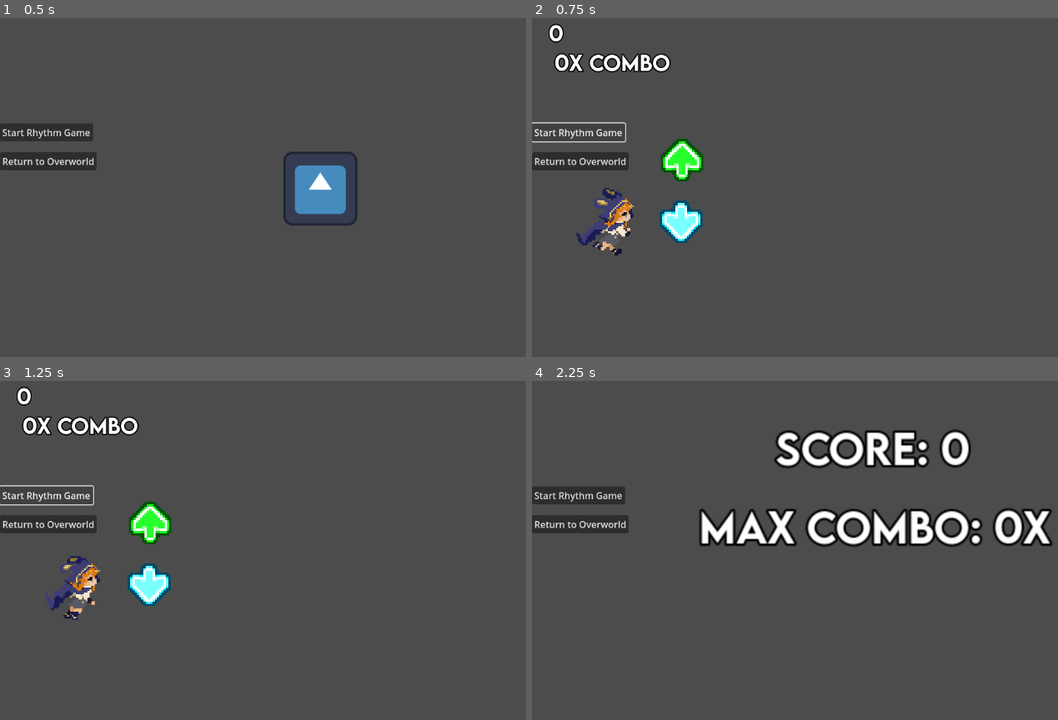
Above: before the commit, frames 1-4 (two rows, left to right).
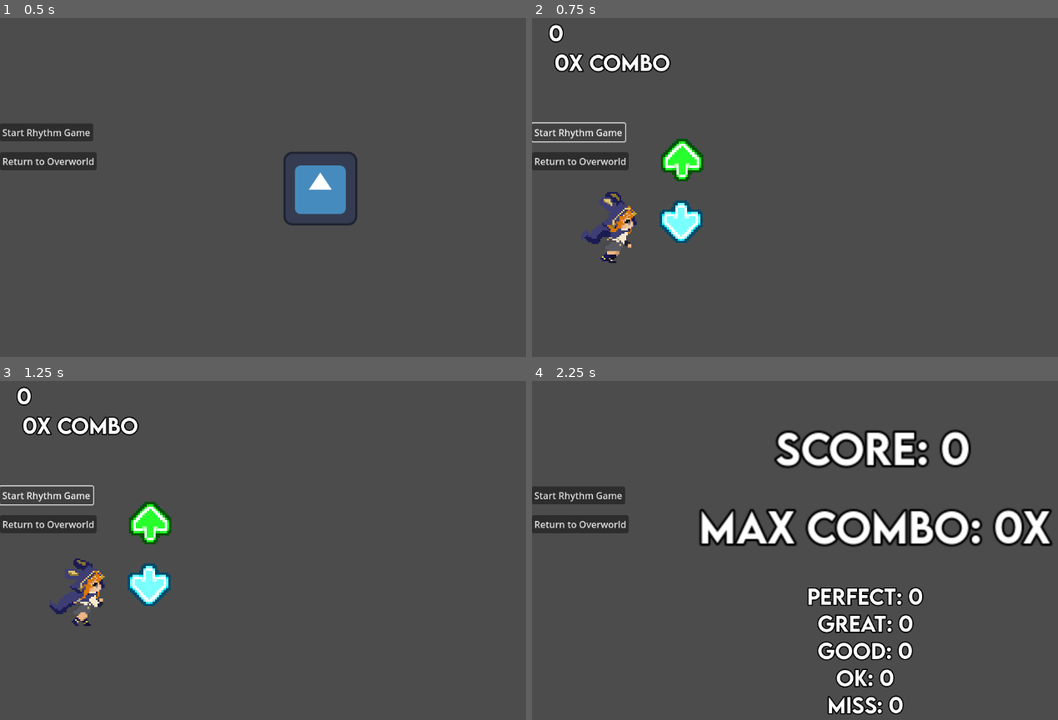
Above: after the commit, the same moments.

Repository: Miihto26/naturedash
Game: Godot game, scene res://game_control.tscn
The game is run twice, just before and just after one commit, with the same random seed, the same clock (stepped at 60 frames per second) and the same inputs. The project has no main scene, so this scene is started directly. The engine's default icon, where the game draws it, is replaced by a stand-in: a white triangle on a blue panel in a dark square. Sound files missing from this copy of the repository are replaced by a short silence.
Inputs:
- Up to frame 1 (0.5 s): no input
- Up to frame 2 (0.75 s): click "Start Rhythm Game" at 0.5 s
- Up to frame 3 (1.25 s): no input
- Up to frame 4 (2.25 s): click "Start Rhythm Game" at 1.25 s; click "Return to Overworld" at 2 s

Frame 1 is identical in both runs. In frame 2, 1.1% of the frame differs, in the area x 8-20%, y 50-73%; in frame 3, 1.2%; in frame 4, 3.2%, in the area x 52-75%, y 60-99%.

Commit message:
testing animation + end lvl screen substats addition
ok im not done with animations yet but ! i needed to think about how tf im going to work them out so i js put in what i have so far to test sizing and stuff

Diff:
--- a/game_control.gd
+++ b/game_control.gd
@@ -31,6 +31,9 @@
 		if current_state == GameState.RHYTHM_GAME:
 			Signals.LevelInfo[Signals.CurrentSong][0] = active_scene.find_child("GameUI").score
 			Signals.LevelInfo[Signals.CurrentSong][1] = active_scene.find_child("GameUI").max_combo
+			Signals.LevelInfo[Signals.CurrentSong][2] = active_scene.find_child("KeyListener").substats_ct
+			for i in range(5):
+				Signals.LevelInfo[Signals.CurrentSong][2][i] = Signals.LevelInfo[Signals.CurrentSong][2][i] + active_scene.find_child("KeyListener2").substats_ct[i]
 		# end_level_scene.instance().setResults(active_scene.find_child("GameUI").score, active_scene.find_child("GameUI").max_combo)
 		active_scene.queue_free()
 		game_test.queue_free()
--- a/levels/end_level.gd
+++ b/levels/end_level.gd
@@ -17,5 +17,7 @@
 	#game_control.switch_to_overworld()
 
 func setResults(score, combo_count):
+	var substats = Signals.LevelInfo[Signals.CurrentSong][2]
 	$Control/CanvasLayer/ScoreLabel.text = "[center]Score: " + str(score) + "[/center]"
 	$Control/CanvasLayer/ComboLabel.text = "[center]Max combo: " + str(combo_count) + "x[/center]"
+	$Control/CanvasLayer/SubstatsLabel.text = "[center]Perfect: " + str(substats[0]) + "\nGreat: " + str(substats[1]) + "\nGood: " + str(substats[2]) + "\nOK: " + str(substats[3]) + "\nMiss: " + str(substats[4]) + "[/center]"
--- a/levels/end_level.tscn
+++ b/levels/end_level.tscn
@@ -52,6 +52,29 @@
 theme_override_font_sizes/normal_font_size = 35
 bbcode_enabled = true
 text = "MAX COMBO: 0x "
+scroll_active = false
+metadata/_edit_use_anchors_ = true
+
+[node name="SubstatsLabel" type="RichTextLabel" parent="Control/CanvasLayer"]
+unique_name_in_owner = true
+anchors_preset = -1
+anchor_left = -0.15625
+anchor_right = 0.0520833
+anchor_bottom = 0.283951
+offset_left = 500.0
+offset_top = 367.0
+offset_right = 774.0
+offset_bottom = 425.0
+theme_override_colors/font_outline_color = Color(0, 0, 0, 1)
+theme_override_constants/outline_size = 8
+theme_override_fonts/normal_font = ExtResource("1_7s8xj")
+theme_override_font_sizes/normal_font_size = 35
+bbcode_enabled = true
+text = "perfect: 0
+Great: 0
+Good: 0
+OK: 0
+Miss: 0"
 scroll_active = false
 metadata/_edit_use_anchors_ = true
 
--- a/levels/game_level.tscn
+++ b/levels/game_level.tscn
@@ -1,101 +1,149 @@
-[gd_scene load_steps=15 format=3 uid="uid://b028dqeu30j3a"]
+[gd_scene load_steps=25 format=3 uid="uid://b028dqeu30j3a"]
 
 [ext_resource type="PackedScene" uid="uid://chkgiprsvjohj" path="res://objects/key_listener.tscn" id="1_yubmn"]
 [ext_resource type="PackedScene" uid="uid://vlpn5l457sd1" path="res://levels/game_ui.tscn" id="2_mwse7"]
 [ext_resource type="PackedScene" uid="uid://y205863bnfh8" path="res://objects/level_editor.tscn" id="3_f4jt1"]
-[ext_resource type="Texture2D" uid="uid://qi5evtagbvjo" path="res://art/mc_running_naturedash-Sheet.png" id="4_hgi14"]
+[ext_resource type="Texture2D" uid="uid://y8mmh4c5rsx3" path="res://art/mc_running_naturedash-Sheet2.png" id="4_fahyp"]
 
 [sub_resource type="Environment" id="Environment_ssxjq"]
 background_mode = 3
 glow_enabled = true
 glow_blend_mode = 1
 
-[sub_resource type="AtlasTexture" id="AtlasTexture_buk8d"]
-atlas = ExtResource("4_hgi14")
-region = Rect2(140, 0, 35, 45)
-
-[sub_resource type="AtlasTexture" id="AtlasTexture_aqblc"]
-atlas = ExtResource("4_hgi14")
-region = Rect2(35, 0, 35, 45)
-
-[sub_resource type="AtlasTexture" id="AtlasTexture_bckvt"]
-atlas = ExtResource("4_hgi14")
-region = Rect2(0, 0, 35, 45)
-
-[sub_resource type="AtlasTexture" id="AtlasTexture_e6uq6"]
-atlas = ExtResource("4_hgi14")
-region = Rect2(70, 0, 35, 45)
-
-[sub_resource type="AtlasTexture" id="AtlasTexture_m2seg"]
-atlas = ExtResource("4_hgi14")
-region = Rect2(105, 0, 35, 45)
-
-[sub_resource type="AtlasTexture" id="AtlasTexture_s81of"]
-atlas = ExtResource("4_hgi14")
-region = Rect2(175, 0, 35, 45)
-
-[sub_resource type="AtlasTexture" id="AtlasTexture_5051p"]
-atlas = ExtResource("4_hgi14")
-region = Rect2(210, 0, 35, 45)
-
-[sub_resource type="AtlasTexture" id="AtlasTexture_kojc8"]
-atlas = ExtResource("4_hgi14")
-region = Rect2(245, 0, 35, 45)
+[sub_resource type="AtlasTexture" id="AtlasTexture_xal4k"]
+atlas = ExtResource("4_fahyp")
+region = Rect2(975, 0, 75, 90)
+
+[sub_resource type="AtlasTexture" id="AtlasTexture_u6isc"]
+atlas = ExtResource("4_fahyp")
+region = Rect2(1050, 0, 75, 90)
+
+[sub_resource type="AtlasTexture" id="AtlasTexture_nw3jd"]
+atlas = ExtResource("4_fahyp")
+region = Rect2(1350, 0, 75, 90)
+
+[sub_resource type="AtlasTexture" id="AtlasTexture_ri5ua"]
+atlas = ExtResource("4_fahyp")
+region = Rect2(1125, 0, 75, 90)
+
+[sub_resource type="AtlasTexture" id="AtlasTexture_g5sii"]
+atlas = ExtResource("4_fahyp")
+region = Rect2(1200, 0, 75, 90)
+
+[sub_resource type="AtlasTexture" id="AtlasTexture_1vfax"]
+atlas = ExtResource("4_fahyp")
+region = Rect2(1275, 0, 75, 90)
+
+[sub_resource type="AtlasTexture" id="AtlasTexture_5neoc"]
+atlas = ExtResource("4_fahyp")
+region = Rect2(0, 0, 75, 90)
+
+[sub_resource type="AtlasTexture" id="AtlasTexture_gfl5n"]
+atlas = ExtResource("4_fahyp")
+region = Rect2(75, 0, 75, 90)
+
+[sub_resource type="AtlasTexture" id="AtlasTexture_iohyo"]
+atlas = ExtResource("4_fahyp")
+region = Rect2(150, 0, 75, 90)
+
+[sub_resource type="AtlasTexture" id="AtlasTexture_gpujm"]
+atlas = ExtResource("4_fahyp")
+region = Rect2(225, 0, 75, 90)
+
+[sub_resource type="AtlasTexture" id="AtlasTexture_gu6rh"]
+atlas = ExtResource("4_fahyp")
+region = Rect2(300, 0, 75, 90)
+
+[sub_resource type="AtlasTexture" id="AtlasTexture_6vd48"]
+atlas = ExtResource("4_fahyp")
+region = Rect2(375, 0, 75, 90)
+
+[sub_resource type="AtlasTexture" id="AtlasTexture_kea4y"]
+atlas = ExtResource("4_fahyp")
+region = Rect2(450, 0, 75, 90)
+
+[sub_resource type="AtlasTexture" id="AtlasTexture_8ex8g"]
+atlas = ExtResource("4_fahyp")
+region = Rect2(525, 0, 75, 90)
+
+[sub_resource type="AtlasTexture" id="AtlasTexture_csyru"]
+atlas = ExtResource("4_fahyp")
+region = Rect2(750, 0, 75, 90)
+
+[sub_resource type="AtlasTexture" id="AtlasTexture_7r18u"]
+atlas = ExtResource("4_fahyp")
+region = Rect2(900, 0, 75, 90)
+
+[sub_resource type="AtlasTexture" id="AtlasTexture_p0r35"]
+atlas = ExtResource("4_fahyp")
+region = Rect2(600, 0, 75, 90)
+
+[sub_resource type="AtlasTexture" id="AtlasTexture_4mug6"]
+atlas = ExtResource("4_fahyp")
+region = Rect2(675, 0, 75, 90)
 
 [sub_resource type="SpriteFrames" id="SpriteFrames_wog0t"]
 animations = [{
 "frames": [{
 "duration": 1.0,
-"texture": SubResource("AtlasTexture_buk8d")
-}, {
-"duration": 1.0,
-"texture": SubResource("AtlasTexture_buk8d")
-}, {
-"duration": 1.0,
-"texture": SubResource("AtlasTexture_buk8d")
+"texture": SubResource("AtlasTexture_xal4k")
+}, {
+"duration": 1.0,
+"texture": SubResource("AtlasTexture_u6isc")
 }],
 "loop": false,
 "name": &"downward",
-"speed": 5.0
-}, {
-"frames": [{
-"duration": 1.0,
-"texture": SubResource("AtlasTexture_aqblc")
-}, {
-"duration": 1.0,
-"texture": SubResource("AtlasTexture_aqblc")
-}, {
-"duration": 1.0,
-"texture": SubResource("AtlasTexture_aqblc")
+"speed": 10.0
+}, {
+"frames": [{
+"duration": 1.0,
+"texture": SubResource("AtlasTexture_nw3jd")
+}, {
+"duration": 1.0,
+"texture": SubResource("AtlasTexture_nw3jd")
+}],
+"loop": false,
+"name": &"fall",
+"speed": 9.0
+}, {
+"frames": [{
+"duration": 1.0,
+"texture": SubResource("AtlasTexture_ri5ua")
+}, {
+"duration": 1.0,
+"texture": SubResource("AtlasTexture_g5sii")
+}, {
+"duration": 1.0,
+"texture": SubResource("AtlasTexture_1vfax")
 }],
 "loop": false,
 "name": &"low_punch",
-"speed": 5.0
-}, {
-"frames": [{
-"duration": 1.0,
-"texture": SubResource("AtlasTexture_bckvt")
-}, {
-"duration": 1.0,
-"texture": SubResource("AtlasTexture_aqblc")
-}, {
-"duration": 1.0,
-"texture": SubResource("AtlasTexture_e6uq6")
-}, {
-"duration": 1.0,
-"texture": SubResource("AtlasTexture_m2seg")
-}, {
-"duration": 1.0,
-"texture": SubResource("AtlasTexture_buk8d")
-}, {
-"duration": 1.0,
-"texture": SubResource("AtlasTexture_s81of")
-}, {
-"duration": 1.0,
-"texture": SubResource("AtlasTexture_5051p")
-}, {
-"duration": 1.0,
-"texture": SubResource("AtlasTexture_kojc8")
+"speed": 9.0
+}, {
+"frames": [{
+"duration": 1.0,
+"texture": SubResource("AtlasTexture_5neoc")
+}, {
+"duration": 1.0,
+"texture": SubResource("AtlasTexture_gfl5n")
+}, {
+"duration": 1.0,
+"texture": SubResource("AtlasTexture_iohyo")
+}, {
+"duration": 1.0,
+"texture": SubResource("AtlasTexture_gpujm")
+}, {
+"duration": 1.0,
+"texture": SubResource("AtlasTexture_gu6rh")
+}, {
+"duration": 1.0,
+"texture": SubResource("AtlasTexture_6vd48")
+}, {
+"duration": 1.0,
+"texture": SubResource("AtlasTexture_kea4y")
+}, {
+"duration": 1.0,
+"texture": SubResource("AtlasTexture_8ex8g")
 }],
 "loop": true,
 "name": &"run",
@@ -103,31 +151,28 @@
 }, {
 "frames": [{
 "duration": 1.0,
-"texture": SubResource("AtlasTexture_buk8d")
-}, {
-"duration": 1.0,
-"texture": SubResource("AtlasTexture_buk8d")
-}, {
-"duration": 1.0,
-"texture": SubResource("AtlasTexture_buk8d")
+"texture": SubResource("AtlasTexture_csyru")
+}, {
+"duration": 1.0,
+"texture": SubResource("AtlasTexture_csyru")
+}, {
+"duration": 1.0,
+"texture": SubResource("AtlasTexture_7r18u")
 }],
 "loop": false,
 "name": &"up_punch",
-"speed": 5.0
-}, {
-"frames": [{
-"duration": 1.0,
-"texture": SubResource("AtlasTexture_aqblc")
-}, {
-"duration": 1.0,
-"texture": SubResource("AtlasTexture_aqblc")
-}, {
-"duration": 1.0,
-"texture": SubResource("AtlasTexture_aqblc")
+"speed": 9.0
+}, {
+"frames": [{
+"duration": 1.0,
+"texture": SubResource("AtlasTexture_p0r35")
+}, {
+"duration": 1.0,
+"texture": SubResource("AtlasTexture_4mug6")
 }],
 "loop": false,
 "name": &"upward",
-"speed": 5.0
+"speed": 10.0
 }]
 
 [node name="GameLevel" type="Node2D"]
@@ -154,9 +199,9 @@
 
 [node name="AnimatedSprite2D" type="AnimatedSprite2D" parent="."]
 texture_filter = 1
-position = Vector2(126, 364)
+position = Vector2(195, 307)
 scale = Vector2(3, 3)
 sprite_frames = SubResource("SpriteFrames_wog0t")
-animation = &"up_punch"
+animation = &"fall"
 
 [connection signal="animation_finished" from="AnimatedSprite2D" to="KeyListener" method="_on_animated_sprite_2d_animation_finished"]
--- a/objects/Signals.gd
+++ b/objects/Signals.gd
@@ -16,10 +16,10 @@
 
 var CurrentSong = '1-ENTER-EZRA'
 var LevelInfo = {
-	'1-ENTER-EZRA': [0,0],
-	'2-THIS-IS-MY-WORLD': [0,0],
-	'3-OUTTA-MY-WAY': [0,0],
-	'4-GRAND-SLAM': [0,0],
-	'5-LUNABLADE' : [0,0],
-	'6-WHITE-WINGS-OF-WONDER': [0,0]
+	'1-ENTER-EZRA': [0,0,[0,0,0,0,0]],
+	'2-THIS-IS-MY-WORLD': [0,0,[0,0,0,0,0]],
+	'3-OUTTA-MY-WAY': [0,0,[0,0,0,0,0]],
+	'4-GRAND-SLAM': [0,0,[0,0,0,0,0]],
+	'5-LUNABLADE' : [0,0,[0,0,0,0,0]],
+	'6-WHITE-WINGS-OF-WONDER': [0,0,[0,0,0,0,0]]
 }
--- a/objects/key_listener.gd
+++ b/objects/key_listener.gd
@@ -18,6 +18,8 @@
 
 var ktp_idx = 0
 
+var substats_ct = [0,0,0,0,0]
+
 func _ready():
 	$GlowOverlay.frame = frame + 4
 	get_parent().get_node("AnimatedSprite2D").play("run")
@@ -31,7 +33,7 @@
 		print(key_name)
 		var cur_animation = get_parent().get_node("AnimatedSprite2D").animation
 		if key_name == 'button_up_smack':
-			if cur_animation == "run" || cur_animation == "downward" || cur_animation == "low_punch":
+			if cur_animation == "run" || cur_animation == "downward" || cur_animation == "low_punch" || cur_animation == "low_punch":
 				get_parent().get_node("AnimatedSprite2D").play("upward")
 				print(get_parent().get_node("AnimatedSprite2D").animation)
 			else:
@@ -56,6 +58,7 @@
 			var st_inst = score_text.instantiate()
 			get_tree().get_root().call_deferred("add_child", st_inst)
 			st_inst.SetTextInfo("MISS")
+			substats_ct[4]  = substats_ct[4] + 1
 			Signals.ResetCombo.emit()
 			st_inst.global_position = global_position + Vector2(0, -15)
 
@@ -74,29 +77,34 @@
 			if distance_from_pass < perfect_press_threshold:
 				Signals.IncrementScore.emit(perfect_press_score)
 				press_score_text = "PERFECT"
+				substats_ct[0]  = substats_ct[0] + 1
 				Signals.IncrementCombo.emit()
 				key_to_pop.queue_free()
 				ktp_idx += 1
 			elif distance_from_pass < great_press_threshold:
 				Signals.IncrementScore.emit(great_press_score)
 				press_score_text = "GREAT"
+				substats_ct[1]  = substats_ct[1] + 1
 				Signals.IncrementCombo.emit()
 				key_to_pop.queue_free()
 				ktp_idx += 1
 			elif distance_from_pass < good_press_threshold:
 				Signals.IncrementScore.emit(good_press_score)
 				press_score_text = "GOOD"
+				substats_ct[2]  = substats_ct[2] + 1
 				Signals.IncrementCombo.emit()
 				key_to_pop.queue_free()
 				ktp_idx += 1
 			elif distance_from_pass < ok_press_threshold:
 				Signals.IncrementScore.emit(ok_press_score)
 				press_score_text = "OK"
+				substats_ct[3]  = substats_ct[3] + 1
 				Signals.IncrementCombo.emit()
 				key_to_pop.queue_free()
 				ktp_idx += 1
 			elif distance_from_pass < 300:
 				press_score_text = "MISS"
+				substats_ct[4]  = substats_ct[4] + 1
 				Signals.ResetCombo.emit()
 				key_to_pop.queue_free()
 				ktp_idx += 1
@@ -120,4 +128,6 @@
 	$RandomSpawnTimer.start()
 
 func _on_animated_sprite_2d_animation_finished():
-	get_parent().get_node("AnimatedSprite2D").play("run")
+	var cur_animation = get_parent().get_node("AnimatedSprite2D").animation
+	if cur_animation == "upward" || cur_animation == "up_punch": get_parent().get_node("AnimatedSprite2D").play("fall")
+	else: get_parent().get_node("AnimatedSprite2D").play("run")
Binary file added: art/mc_running_naturedash-Sheet2.png
Not shown, added: art/mc_running_naturedash-Sheet2.png.import
